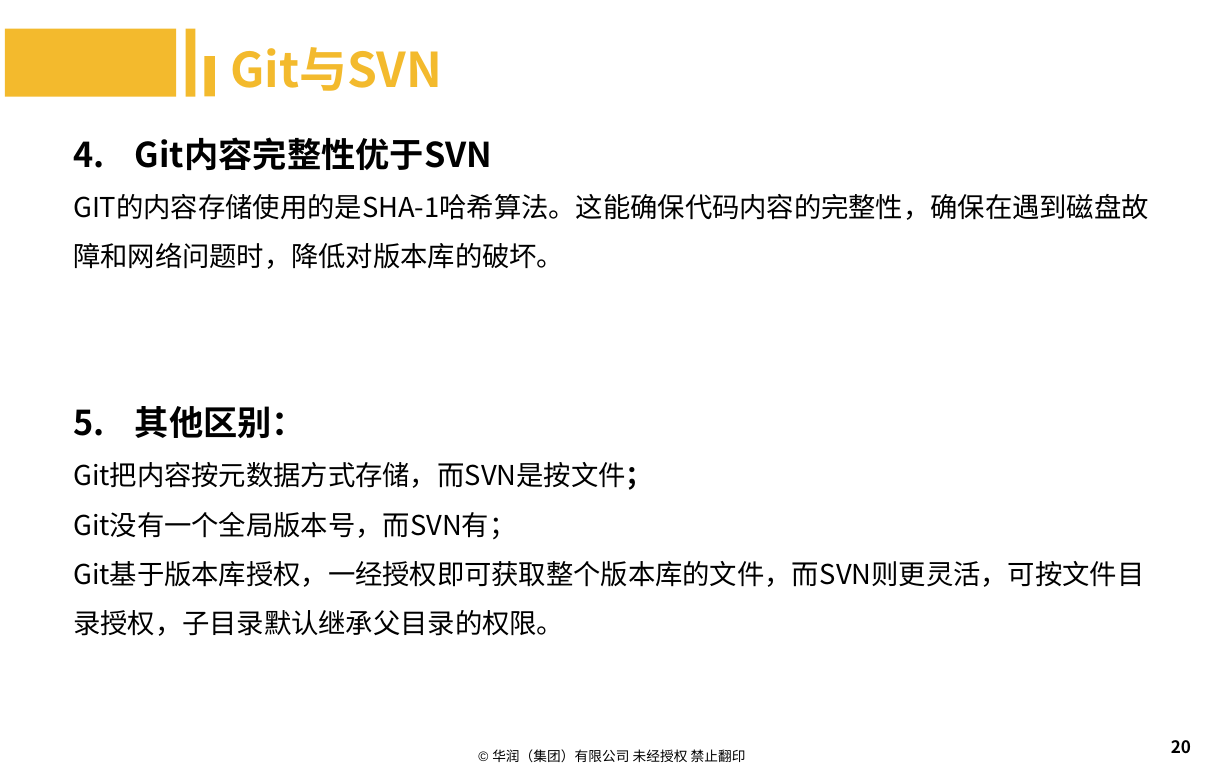
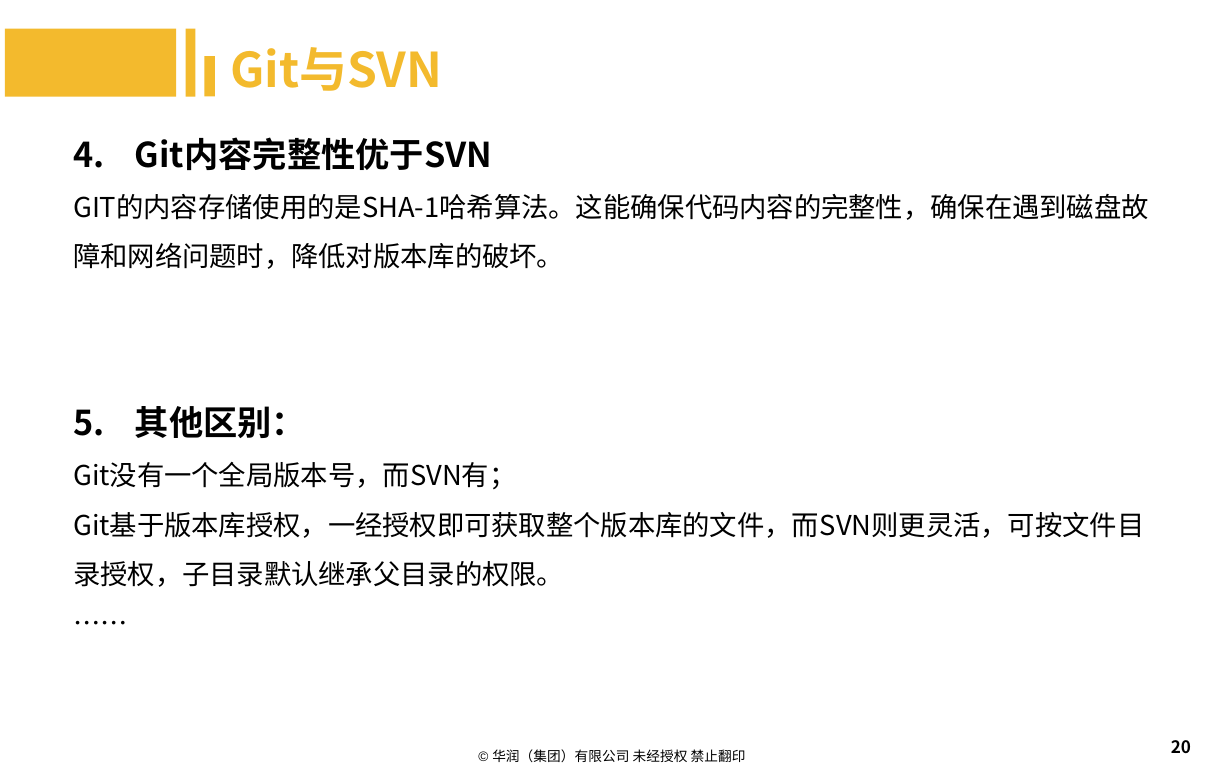
Before and after one commit to machenzhao/git-present, a slide deck: slide 20 of Git.pptx. Drawn at 1232x770 pixels with LibreOffice and Linux fonts; fonts in the diff are those of the drawing; background and template pictures are left out. Boxes give left, top, right and bottom in pixels: in the first picture for what was removed or moved away, otherwise in the second. Text is boxed around its words. In the diff, an @@ line names an element or a change of style, - is before the commit and + after.

```diff
--- a/Git.pptx
+++ b/Git.pptx
@@ text at <box>73,406,1144,587</box>: paragraph added @@
+……
@@ text at <box>73,462,653,490</box>: paragraph removed @@
-Git把内容按元数据方式存储，而SVN是按文件；
```
Also in this commit, not shown: 6 other slides changed.
